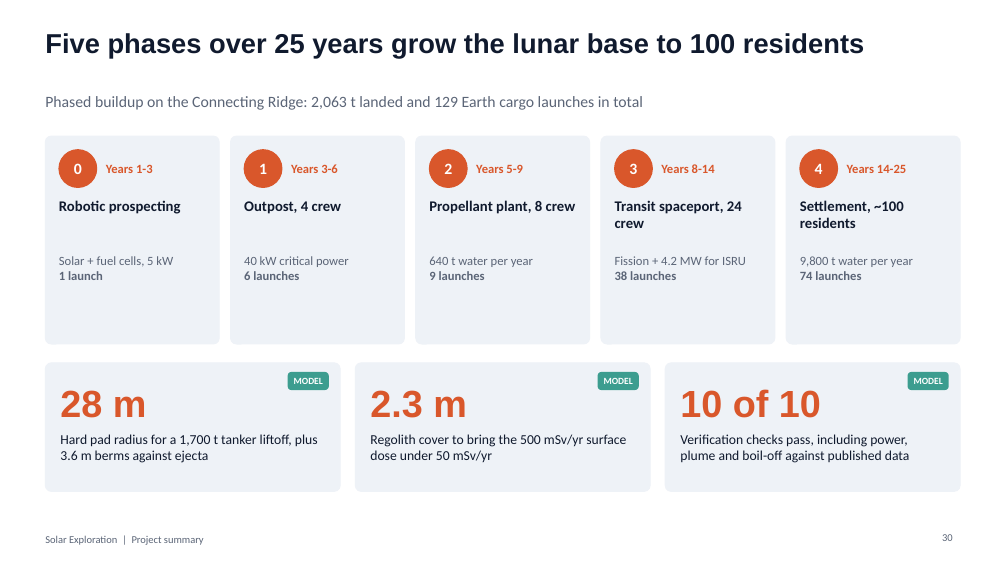
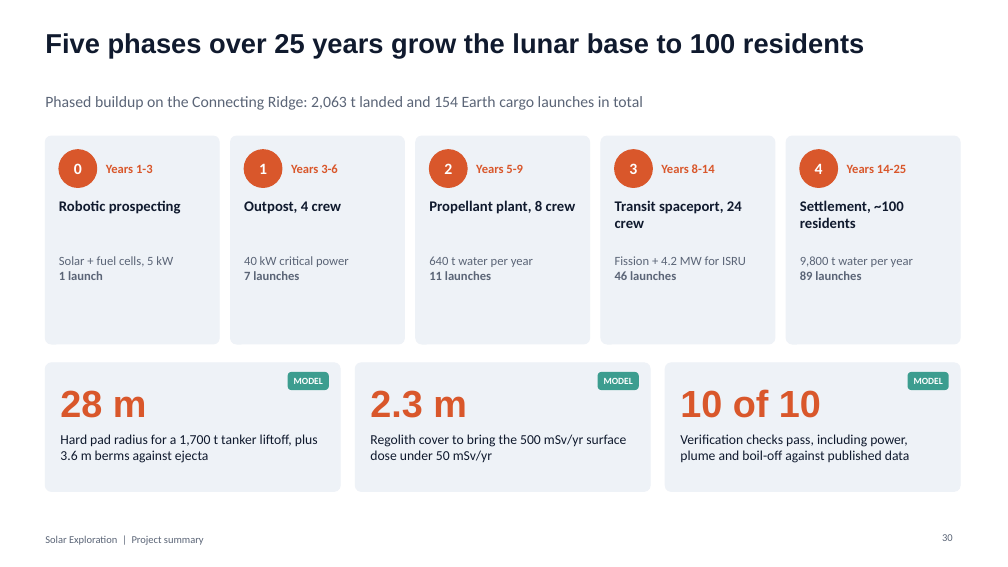
Before and after one commit to Skymeapple/solar-exploration, a slide deck: slide 30 of presentation/Solar_Exploration_Project_Summary.pptx. Drawn at 1008x567 pixels with LibreOffice and Linux fonts; fonts in the diff are those of the drawing. Boxes give left, top, right and bottom in pixels: in the first picture for what was removed or moved away, otherwise in the second. Text is boxed around its words. In the diff, an @@ line names an element or a change of style, - is before the commit and + after.

```diff
--- a/presentation/Solar_Exploration_Project_Summary.pptx
+++ b/presentation/Solar_Exploration_Project_Summary.pptx
@@ text at <box>45,96,643,110</box>: text changed @@
-Phased buildup on the Connecting Ridge: 2,063 t landed and 129 Earth cargo launches in total
+Phased buildup on the Connecting Ridge: 2,063 t landed and 154 Earth cargo launches in total
@@ text at <box>244,271,299,280</box>: text changed @@
-6 launches
+7 launches
@@ text at <box>429,271,491,280</box>: text changed @@
-9 launches
+11 launches
@@ text at <box>615,271,676,280</box>: text changed @@
-38 launches
+46 launches
@@ text at <box>800,271,861,280</box>: text changed @@
-74 launches
+89 launches
```
Also in this commit, not shown: 31 other slides changed, 44 other files.
